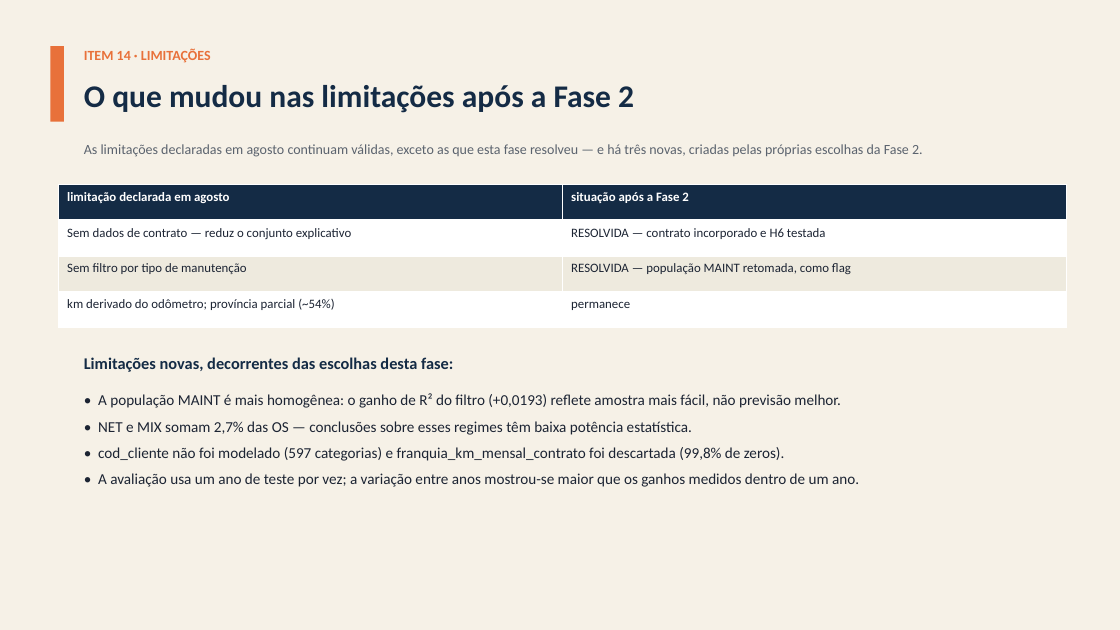
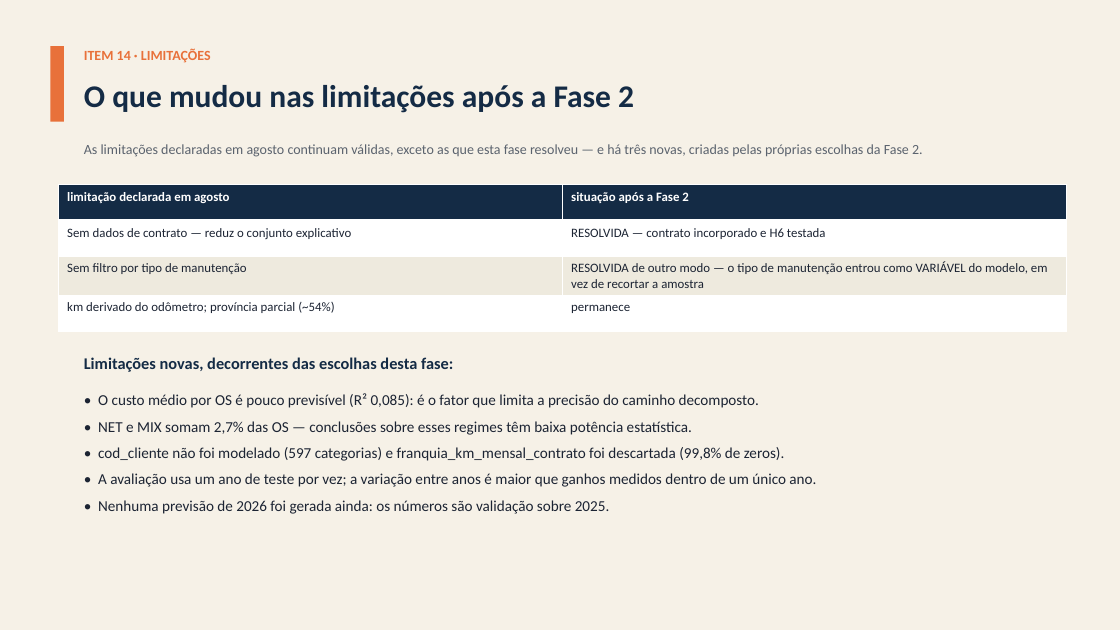
Before and after one commit to giovanicani/quatro_norte, a slide deck: slide 43 of docs/entregas/Apresentacao_QuatroNorte_Fase2.pptx (slide 44 before the commit). Drawn at 1120x630 pixels with LibreOffice and Linux fonts; fonts in the diff are those of the drawing. Boxes give left, top, right and bottom in pixels: in the first picture for what was removed or moved away, otherwise in the second. Text is boxed around its words. In the diff, an @@ line names an element or a change of style, - is before the commit and + after.

```diff
--- a/docs/entregas/Apresentacao_QuatroNorte_Fase2.pptx
+++ b/docs/entregas/Apresentacao_QuatroNorte_Fase2.pptx
@@ table at [59, 185, 1067, 328] @@
-row 3, column 2: RESOLVIDA — população MAINT retomada, como flag
+row 3, column 2: RESOLVIDA de outro modo — o tipo de manutenção entrou como VARIÁVEL do modelo, em vez de recortar a amostra
@@ text at [98, 393, 759, 408]: text changed @@
-• A população MAINT é mais homogênea: o ganho de R² do filtro (+0,0193) reflete amostra mais fácil, não previsão melhor.
+• O custo médio por OS é pouco previsível (R² 0,085): é o fator que limita a precisão do caminho decomposto.
@@ text at [98, 473, 816, 514]: text changed @@
-• A avaliação usa um ano de teste por vez; a variação entre anos mostrou-se maior que os ganhos medidos dentro de um ano.
+• A avaliação usa um ano de teste por vez; a variação entre anos é maior que ganhos medidos dentro de um único ano.
+• Nenhuma previsão de 2026 foi gerada ainda: os números são validação sobre 2025.
```
Also in this commit, not shown: 16 other slides changed, 3 slides added, 4 slides removed, 1 other file.
